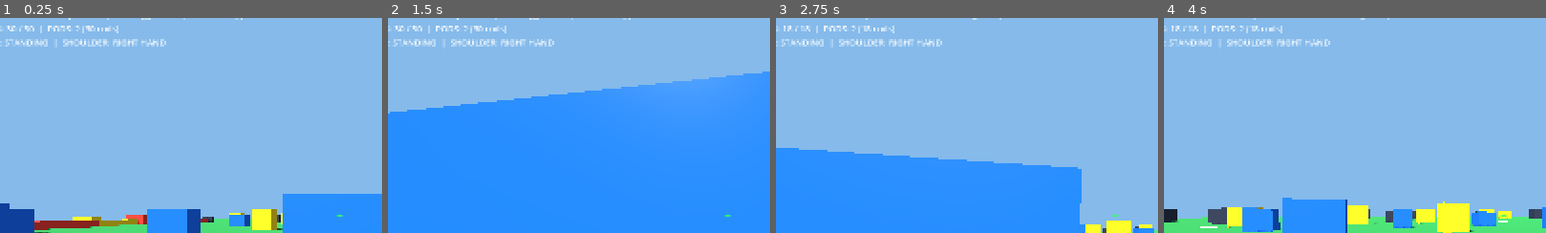
Above: before the commit, frames 1-4 (left to right).
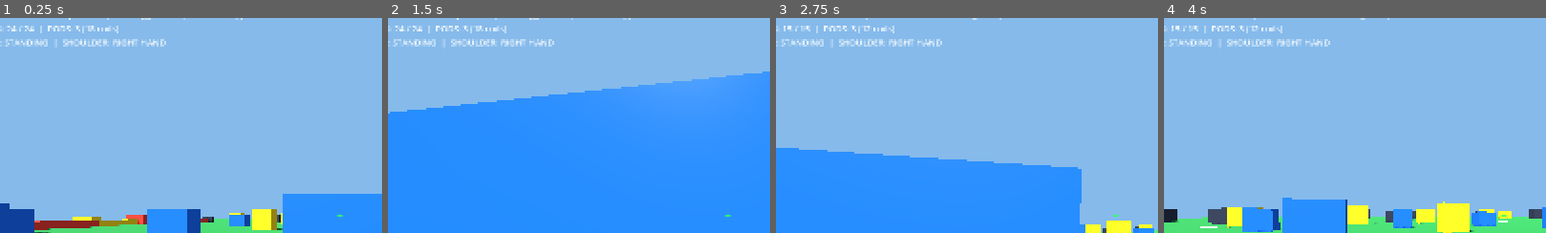
Above: after the commit, the same moments.

Repository: Tylerdoubleu/game_dev_rev0
Game: Godot game, scene res://scenes/maps/speedball_arena_01/speedball_arena_01.tscn
Same seed, same stepped clock (60 frames per second), same inputs: the game is played once before the commit and once after it.
Inputs (mouse positions are % of the whole screen's width and height, from its top left):
- Up to frame 1 (0.25 s): no input
- Up to frame 2 (1.5 s): tap Enter at 0.5 s; move the mouse to (55, 50) at 0.52 s; hold 3 (bracket_pump) 0.53-1.28 s; hold W (move_forward) from 0.53 s (still down); click (55, 50) at 0.67 s; move the mouse to (45, 50) at 1.27 s; tap 1 (bracket_speedball) at 1.35 s
- Up to frame 3 (2.75 s): keep holding W (move_forward); tap T (reset_round) at 2 s; move the mouse to (52, 48) at 2.02 s; hold 2 (bracket_woodsball) from 2.03 s (still down)
- Up to frame 4 (4 s): keep holding W (move_forward); move the mouse to (49, 52) at 2.77 s; release 2 (bracket_woodsball) at 2.78 s; tap C (crouch_slide) at 2.85 s; click (49, 52) at 2.92 s; move the mouse to (57, 51) at 3.52 s; press the mouse at (57, 51) at 3.53 s
The pictures show only the part of the screen within x 6-56%, y 4-54%; the shares and areas given below are measured in that part.

The runs differ from the first frame. In frame 1, 0.1% of the frame differs, in the area x 2-25%, y 3-7%; in frame 2, 0.1%; in frame 3, less than 0.1%; in frame 4, less than 0.1%.

Commit message:
Sync PB-08 exact 40% reduced ammo capacities (24+3x18, 15+3x12, 6+4x6) (Fixes #8)

Diff:
--- a/scripts/autoload/gear_rule_enforcer.gd
+++ b/scripts/autoload/gear_rule_enforcer.gd
@@ -1,6 +1,6 @@
 extends Node
 
-## Enforces map-locked horizontal gear brackets (Speedball, Woodsball, Pump) with 40% reduced scarce paint counts.
+## Enforces map-locked horizontal gear brackets (Speedball, Woodsball, Pump) with PB-08 40% reduced scarce paint counts.
 ## TODO(PB-06 / Issue #6): Load bracket definitions from .tres files in res://data/brackets/ and validate custom player loadouts.
 
 const GearBracketDataScript = preload("res://scripts/resources/gear_bracket_data.gd")
@@ -20,9 +20,9 @@
 	speedball.display_name = "Tournament Speedball (Dual-Trigger Walk, 10.5 BPS Cap)"
 	speedball.trigger_mode = GearBracketDataScript.TriggerMode.RAMP_10_5
 	speedball.max_bps = 10.5
-	speedball.hopper_capacity = 30
-	speedball.pod_count = 2
-	speedball.pod_capacity = 30
+	speedball.hopper_capacity = 24
+	speedball.pod_count = 3
+	speedball.pod_capacity = 18
 	speedball.muzzle_fps = 290.0
 	brackets["speedball"] = speedball
 
@@ -31,9 +31,9 @@
 	woodsball.display_name = "Tactical Woodsball (1-Pull: Hold LMB+RMB Together)"
 	woodsball.trigger_mode = GearBracketDataScript.TriggerMode.SEMI_ONE_PULL
 	woodsball.max_bps = 6.5
-	woodsball.hopper_capacity = 18
-	woodsball.pod_count = 2
-	woodsball.pod_capacity = 18
+	woodsball.hopper_capacity = 15
+	woodsball.pod_count = 3
+	woodsball.pod_capacity = 12
 	woodsball.muzzle_fps = 285.0
 	brackets["woodsball"] = woodsball
 
@@ -43,7 +43,7 @@
 	pump.trigger_mode = GearBracketDataScript.TriggerMode.PUMP_MANUAL
 	pump.max_bps = 2.5
 	pump.hopper_capacity = 6
-	pump.pod_count = 3
+	pump.pod_count = 4
 	pump.pod_capacity = 6
 	pump.muzzle_fps = 280.0
 	brackets["pump"] = pump
--- a/scripts/systems/smoke_test_runner.gd
+++ b/scripts/systems/smoke_test_runner.gd
@@ -15,11 +15,11 @@
 	assert(enforcer != null and ballistics != null and gm != null, "Missing autoload singletons")
 
 	enforcer.set_active_bracket("woodsball")
-	assert(enforcer.active_bracket.hopper_capacity == 18, "Woodsball 40%-reduced hopper should be 18")
+	assert(enforcer.active_bracket.hopper_capacity == 15, "Woodsball 40%-reduced hopper should be 15")
 	enforcer.set_active_bracket("pump")
 	assert(enforcer.active_bracket.hopper_capacity == 6, "Pump 40%-reduced hopper should be 6")
 	enforcer.set_active_bracket("speedball")
-	assert(enforcer.active_bracket.hopper_capacity == 30, "Speedball 40%-reduced hopper should be 30")
+	assert(enforcer.active_bracket.hopper_capacity == 24, "Speedball 40%-reduced hopper should be 24")
 
 	ballistics.spawn_paintball(Vector3(0, 1.5, 10), Vector3(0, 0, -1), 290.0, null)
 	assert(ballistics.projectiles.size() == 1, "Paintball should be spawned in PaintBallistics")
